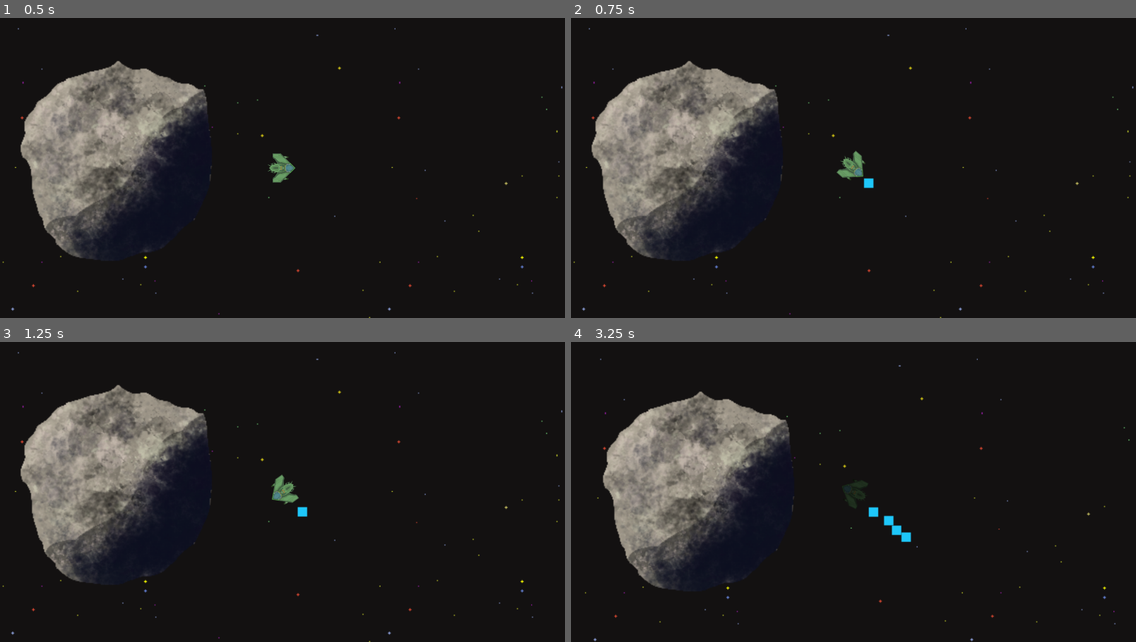
Above: before the commit, frames 1-4 (two rows, left to right).
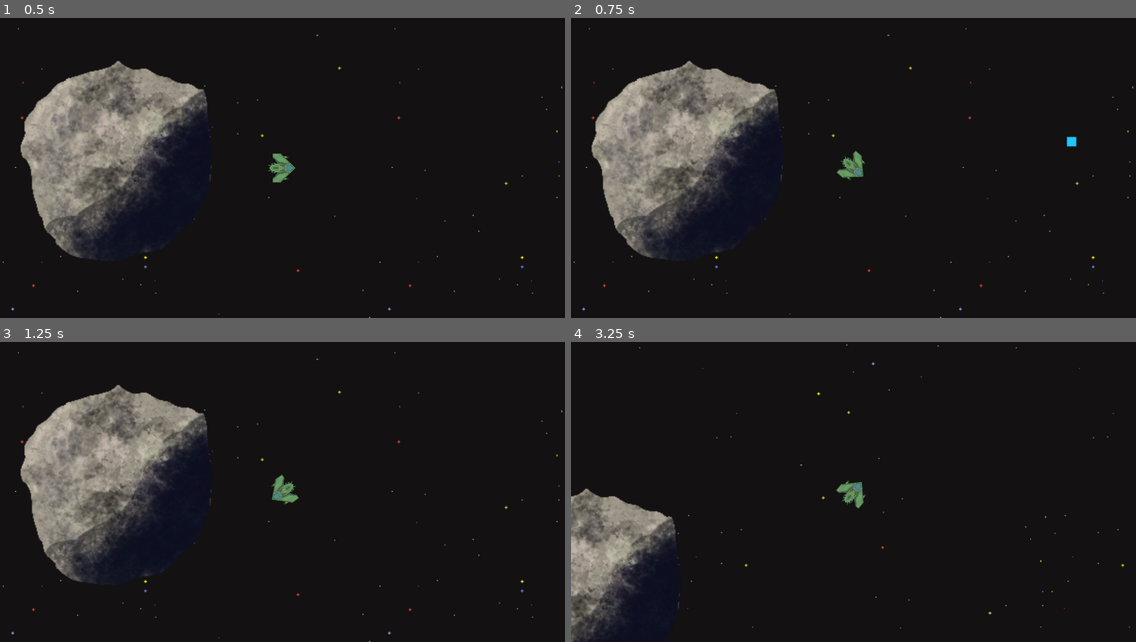
Above: after the commit, the same moments.

Repository: Vassily-Petrousevitch/GalacticHeist
Game: Godot game, scene res://main.tscn
Same seed, same stepped clock (60 frames per second), same inputs: the game is played once before the commit and once after it.
Inputs (mouse positions are in pixels of both pictures, inside the frame that each line leads up to):
- Up to frame 1 (0.5 s): no input
- Up to frame 2 (0.75 s): tap Enter at 0.5 s; move the mouse to (977, 153) at 0.52 s; hold D (rotate_right) from 0.53 s (still down); click (977, 153) at 0.6 s
- Up to frame 3 (1.25 s): keep holding D (rotate_right)
- Up to frame 4 (3.25 s): move the mouse to (740, 507) at 1.27 s; release D (rotate_right) at 1.28 s; hold S (brake) 1.28-2.03 s; click (740, 507) at 1.35 s; move the mouse to (910, 426) at 2.02 s; hold D (rotate_right) 2.03-2.78 s; click (910, 426) at 2.1 s; move the mouse to (825, 552) at 2.77 s; hold W (accelerate) from 2.78 s (still down); click (825, 552) at 2.85 s

Frame 1 is identical in both runs. In frame 2, 0.1% of the frame differs, in the area x 51-90%, y 39-57%; in frame 3, less than 0.1%; in frame 4, 17%, in the area x 0-99%, y 0-100%.

Commit message:
absolutely no work on turrets

Diff:
--- a/entities/asteroid.gd
+++ b/entities/asteroid.gd
@@ -1,5 +1,6 @@
 extends RigidBody2D
 
+const asteroid_player_impulse = 5
 
 # Called when the node enters the scene tree for the first time.
 func _ready():
@@ -13,6 +14,6 @@
 
 func _on_body_entered(body):
 	if body.name == "Player":
-		body.velocity = self.linear_velocity * 2
-		if body.has_method("get_stunned"):
-			body.get_stunned()
+		body.velocity = self.linear_velocity * asteroid_player_impulse
+		if body.has_method("get_stunned_idiot"):
+			body.get_stunned_idiot()
--- a/entities/asteroid.tscn
+++ b/entities/asteroid.tscn
@@ -4,6 +4,8 @@
 [ext_resource type="Texture2D" uid="uid://butwryfukovng" path="res://Assets/Asteroids/asteroid_2.png" id="2_6tvht"]
 
 [node name="Asteroid" type="RigidBody2D"]
+collision_mask = 7
+mass = 100.0
 gravity_scale = 0.0
 max_contacts_reported = 5
 contact_monitor = true
--- a/entities/bullet.gd
+++ b/entities/bullet.gd
@@ -1,5 +1,10 @@
 extends CharacterBody2D
 
+const bullet_impulse = 1000
+
 func _physics_process(delta):
-
-	move_and_collide(velocity * delta)
+	var col = move_and_collide(velocity * delta)
+	if col:
+		if col.get_collider() is RigidBody2D:
+			col.get_collider().apply_central_impulse(-col.get_normal() * bullet_impulse)
+		queue_free()
--- a/entities/bullet.tscn
+++ b/entities/bullet.tscn
@@ -7,6 +7,8 @@
 size = Vector2(10, 10)
 
 [node name="Bullet" type="CharacterBody2D"]
+collision_layer = 4
+collision_mask = 5
 script = ExtResource("1_6p3cd")
 
 [node name="Sprite2D" type="Sprite2D" parent="."]
--- a/entities/player.gd
+++ b/entities/player.gd
@@ -12,6 +12,7 @@
 
 # Bullet parameters
 const bullet_scene = preload("res://entities/bullet.tscn")
+const bullet_speed = 2000
 const bullet_timeout = 0.5		# seconds
 
 
@@ -21,12 +22,11 @@
 	var col = move_and_collide(velocity * delta)
 	if col:
 		velocity = velocity.bounce(col.get_normal()) * ship_bounceback
-		get_stunned()
-		if col.get_collider() is RigidBody2D:
-			col.get_collider().apply_central_impulse(-col.get_normal() * velocity.length())
+		get_stunned_idiot()
 
 
-func get_stunned():
+
+func get_stunned_idiot():
 	stunned = true
 	self.modulate = Color("4d4d4d")		# overlay with a gray filter
 	await get_tree().create_timer(0.5).timeout # waits briefly
@@ -34,9 +34,11 @@
 	self.modulate = Color("fff")
 
 func shoot_bullet():
+	var mouse_pos = get_global_mouse_position()
+
 	var bullet = bullet_scene.instantiate()
-	bullet.velocity = Vector2(10, 10)
-	bullet.position = get_global_position() + Vector2(15, 15)
+	bullet.velocity = global_position.direction_to(mouse_pos) * bullet_speed
+	bullet.position = get_global_position()
 	get_parent().add_child(bullet)
 
 func get_input():
--- a/entities/player.tscn
+++ b/entities/player.tscn
@@ -4,6 +4,8 @@
 [ext_resource type="Texture2D" uid="uid://n2l6gnif0077" path="res://Assets/Ships/ship2_c2.png" id="2_i7id4"]
 
 [node name="Player" type="CharacterBody2D"]
+collision_layer = 2
+collision_mask = 3
 script = ExtResource("1_kmiig")
 
 [node name="Sprite2D" type="Sprite2D" parent="."]
--- a/project.godot
+++ b/project.godot
@@ -54,3 +54,9 @@
 "events": [Object(InputEventMouseButton,"resource_local_to_scene":false,"resource_name":"","device":-1,"window_id":0,"a …(253 unchanged characters)…
 ]
 }
+
+[layer_names]
+
+2d_physics/layer_1="World"
+2d_physics/layer_2="Player"
+2d_physics/layer_3="Bullet"
